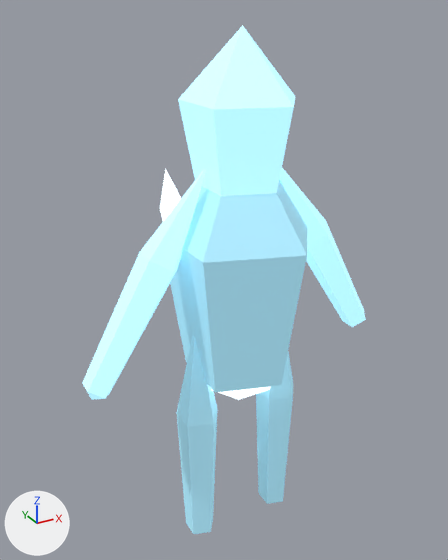
Renders of the Blender file assets/models/source/deep-fracture-creature-Shardling-frost.blend from each side of a commit.
One viewpoint serves both versions: a 50 mm lens placed at (-1.052, -1.792, 2.0), pointed at (0.011, 0.139, 1.034). The axes (+X, +Y, +Z) are drawn at lower left. The lights are the same throughout. The first picture is the older version.

Objects in the first picture: 'arm-l', 'arm-r', 'back-spine-left', 'head', 'locomotion-core', 'runner-l', 'runner-r', 'torso'.
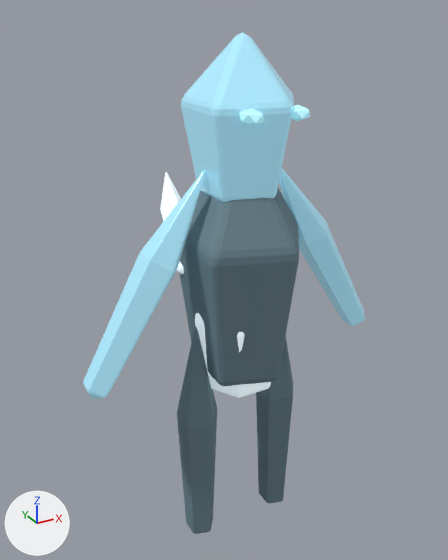
Location of each change, [x1, y1, x2, y2] in pixels of the pictures (448 x 560 px):
'torso', recoloured, surface changed, mesh rescaled, modifiers changed (12% narrower, 7% shorter)
    before: [170, 180, 307, 392]
    after: [179, 188, 299, 386]
'head', surface changed
    both: [181, 32, 294, 196]
'arm-l', surface changed
    both: [83, 170, 205, 399]
'runner-l', recoloured, surface changed (cyan to greyish cyan)
    both: [177, 336, 217, 534]
'arm-r', surface changed (darker)
    both: [279, 168, 365, 326]
'runner-r', recoloured, surface changed (cyan to greyish cyan)
    both: [256, 353, 293, 503]
'locomotion-core', surface changed
    both: [222, 387, 269, 398]
'inset-eye--1', added
    after: [239, 108, 264, 125]
'inset-eye-1', added
    after: [291, 105, 310, 121]

Edits to the bpy script that builds the scene:
```text
Change mat_export_source:
    mat_export_source.emission_strength: 1.0 -> 0.28
Change mat_export_source_001:
    mat_export_source_001.base_color: (0.42, 0.82, 1.0) -> (0.152, 0.244, 0.285)  # cyan #adeaff -> greyish cyan #6d8791
    remove mat_export_source_001.emission_color = (0.105, 0.205, 0.25)  # cyan #5b7d89
    remove mat_export_source_001.emission_strength = 1.0
Change mat_export_source_002:
    mat_export_source_002.emission_strength: 1.0 -> 0.28
Add mat_inset_elemental_eyes:
    mat_inset_elemental_eyes = principled_material('inset-elemental-eyes')
    mat_inset_elemental_eyes.base_color = (0.5, 0.85, 0.9)  # cyan #bcedf3
    mat_inset_elemental_eyes.emission_color = (0.25, 0.65, 0.8)  # cyan #89d3e7
    mat_inset_elemental_eyes.emission_strength = 0.45
Change me_torso:
    used by ob_torso; location = (0.028, 0.0, 1.174)
    remove me_torso.from_pydata(...)  # 12 vertices, 20 faces; spans x -0.262..0.262, y -0.276..0.276, z -0.484..0.484
    add me_torso.from_pydata(...)  # 12 vertices, 20 faces; spans x -0.226..0.226, y -0.251..0.251, z -0.484..0.484
    me_torso part 1: the whole mesh is scaled about its middle by (0.86, 0.91, 1)
Add me_icosphere_001:
    me_icosphere_001.from_pydata(...)  # an icosphere of 20 faces spanning x -0.0357..0.0357, y -0.0442..0.0442, z -0.025..0.025
    me_icosphere_001.materials.append(mat_inset_elemental_eyes)  # cyan #bcedf3, glowing cyan #89d3e7
Change ob_torso:
    add _m = ob_torso.modifiers.new('Crafted edge chamfer', 'BEVEL')
    add _m.width = 0.0236
    add _m.width_pct = 0.0236
    add _m.segments = 2
    add _m.angle_limit = 0.454
Add ob_inset_eye_1:
    ob_inset_eye_1 = bpy.data.objects.new('inset-eye-1', me_icosphere_001)
    ob_inset_eye_1.location = (0.104, -0.168, 1.7)
Add ob_inset_eye__1:
    ob_inset_eye__1 = bpy.data.objects.new('inset-eye--1', me_icosphere_001.copy())
    ob_inset_eye__1.location = (-0.064, -0.168, 1.7)
```
